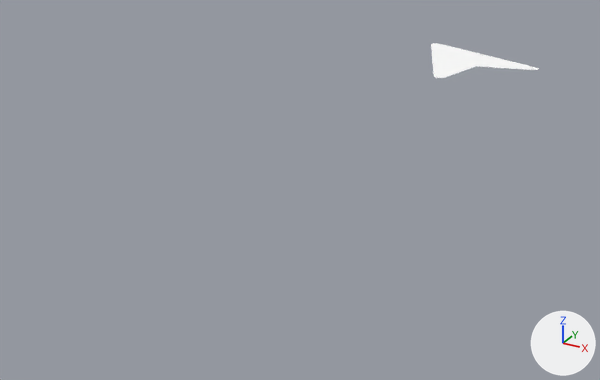
The Blender file icons/default.blend as it was, and as the next commit left it.
One viewpoint serves both versions: a 50 mm lens placed at (0.081, -8.176, 0.528), pointed at (-0.365, -7.366, 0.123). The axes (+X, +Y, +Z) are drawn at lower right. The lights are the same throughout.
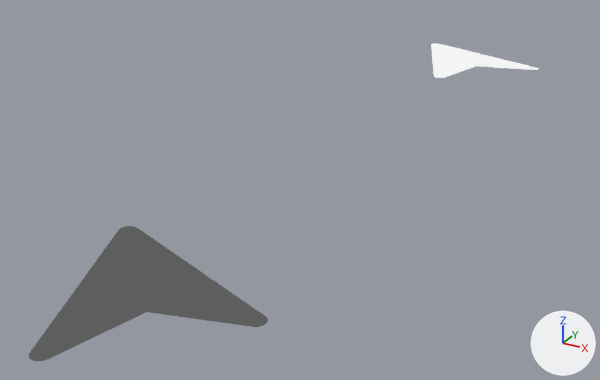
Changed parts and their boxes [x1, y1, x2, y2] in the pictures (600 x 380 px):
```json
{"object": "Curve.001", "change": "added", "after": [29, 226, 268, 361]}
```

The change, as JSON lines over the scene's bpy script:
```json
{"op": "add", "block": "cu_curve_001", "code": ["cu_curve_001 = bpy.data.curves.new('Curve.001', 'CURVE')", "cu_curve_001.dimensions = '2D'", "_sp = cu_curve_001.splines.new('BEZIER'); _sp.bezier_points.add(8)", "_sp.bezier_points.foreach_set('co', [0.0421, 0.339, 0.0, 0.0292, 0.319, 0.0, 0.142, 0.0371, 0.0, 0.169, 0.0387, 0.0, 0.202, 0.165, 0.0, 0.328, 0.198, 0.0, 0.33, 0.225, 0.0, 0.0476, 0.338, 0.0, 0.0421, 0.339, 0.0])", "_sp.bezier_points.foreach_set('handle_left', [0.0421, 0.339, 0.0, 0.0256, 0.328, 0.0, 0.142, 0.0371, 0.0, 0.166, 0.0255, 0.0, 0.202, 0.165, 0.0, 0.286, 0.187, 0.0, 0.342, 0.22, 0.0, 0.0476, 0.338, 0.0, 0.044, 0.339, 0.0])", "_sp.bezier_points.foreach_set('handle_right', [0.0322, 0.338, 0.0, 0.0292, 0.319, 0.0, 0.147, 0.0244, 0.0, 0.169, 0.0387, 0.0, 0.244, 0.176, 0.0, 0.341, 0.201, 0.0, 0.33, 0.225, 0.0, 0.0458, 0.338, 0.0, 0.0421, 0.339, 0.0])", "for _p, _l, _r in zip(_sp.bezier_points, ['FREE', 'FREE', 'FREE', 'FREE', 'FREE', 'VECTOR', 'FREE', 'FREE', 'FREE'], ['FREE', 'FREE', 'FREE', 'FREE', 'VECTOR', 'FREE', 'FREE', 'FREE', 'FREE']): _p.handle_left_type = _l; _p.handle_right_type = _r", "_sp.use_cyclic_u = True", "cu_curve_001.materials.append(mat_active_dimmed)", "cu_curve_001.fill_mode = 'BOTH'"]}
{"op": "add", "block": "ob_curve_001", "code": ["ob_curve_001 = bpy.data.objects.new('Curve.001', cu_curve_001)", "ob_curve_001.parent = ob_select_camera_dimmed", "ob_curve_001.matrix_parent_inverse = Matrix(((1.0, 0.0, 0.0, 0.0), (0.0, 1.0, 0.0, 6.25), (0.0, 0.0, 1.0, 0.0), (0.0, 0.0, 0.0, 1.0)))", "ob_curve_001.location = (-0.688, -6.438, 0.0)"]}
{"op": "add", "block": "ob_select_camera_dimmed", "code": ["ob_select_camera_dimmed = bpy.data.objects.new('select_camera_dimmed', me_pixelcenterruler16x16)", "ob_select_camera_dimmed.location = (0.0, -7.5, 0.0)", "ob_select_camera_dimmed.hide_set(True)  # wire or fog, not drawn"]}
```
